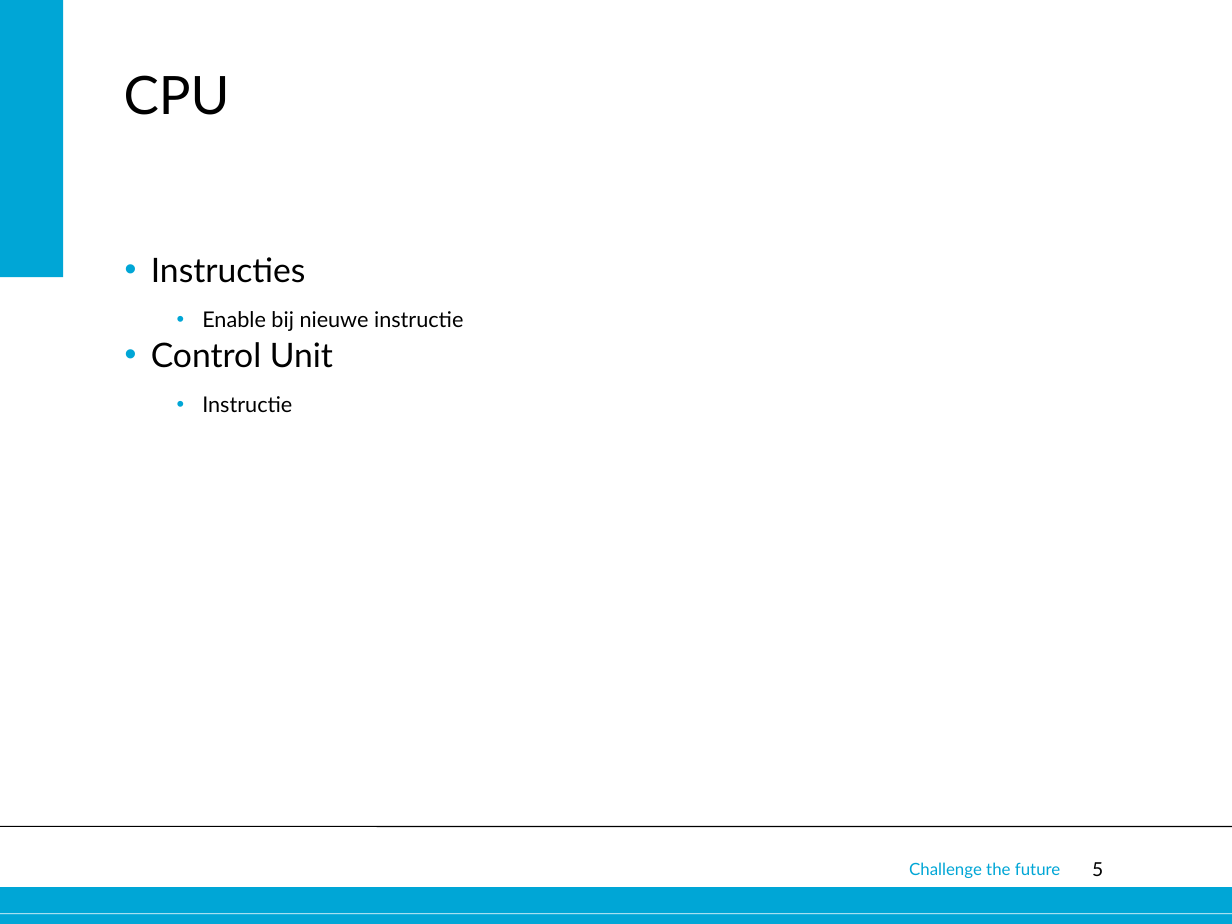
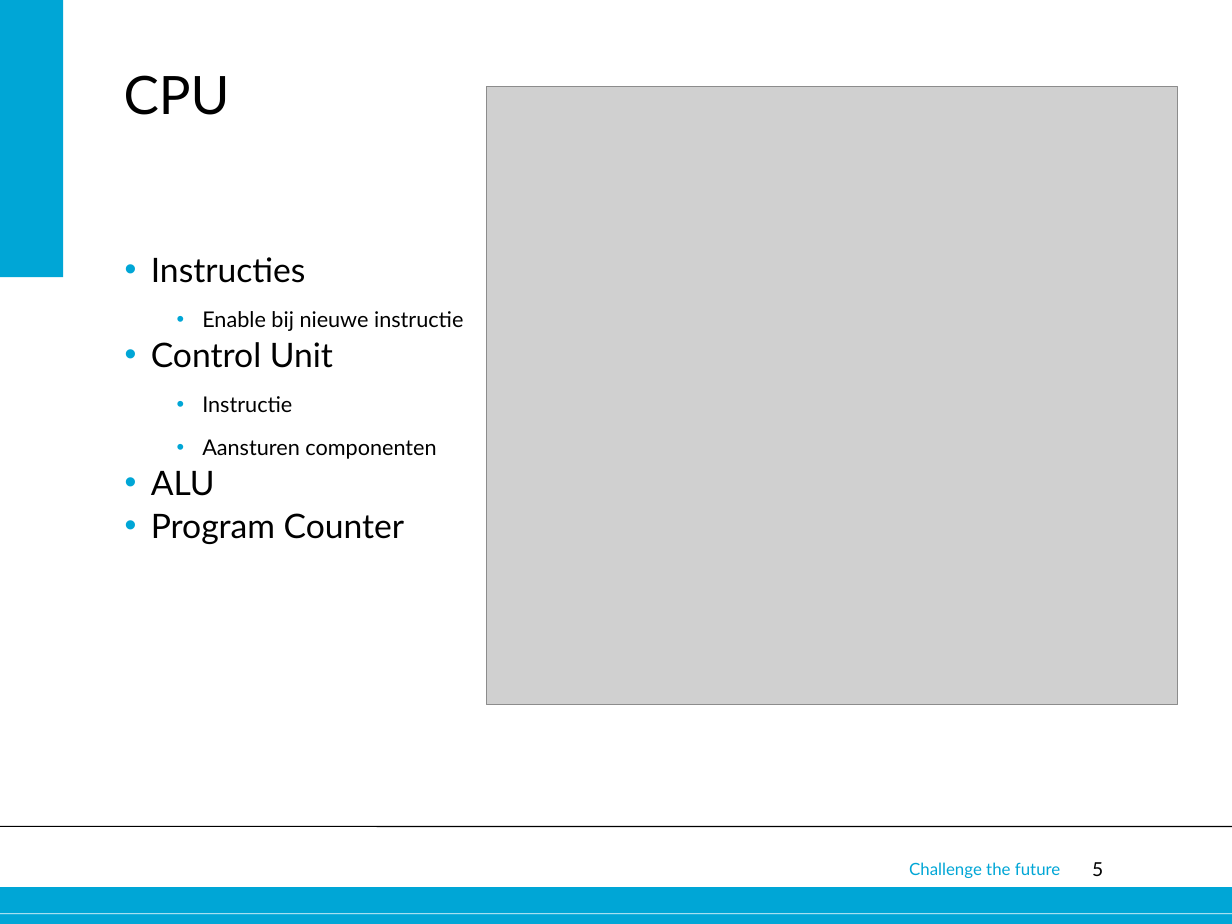
Before and after one commit to 0v3rf10w/epo3a5, a slide deck: slide 5 of Eindpresentatie.pptx. Drawn at 1232x924 pixels with LibreOffice and Linux fonts; fonts in the diff are those of the drawing; grey boxes stand for pictures; background and template pictures are left out. Boxes give left, top, right and bottom in pixels: in the first picture for what was removed or moved away, otherwise in the second. Text is boxed around its words. In the diff, an @@ line names an element or a change of style, - is before the commit and + after.

```diff
--- a/Eindpresentatie.pptx
+++ b/Eindpresentatie.pptx
@@ picture added at [486,87,1177,704] @@
@@ text at [151,439,436,544]: paragraphs added @@
+  • Aansturen componenten
+• ALU
+• Program Counter
```
Also in this commit, not shown: 1 slide added.
